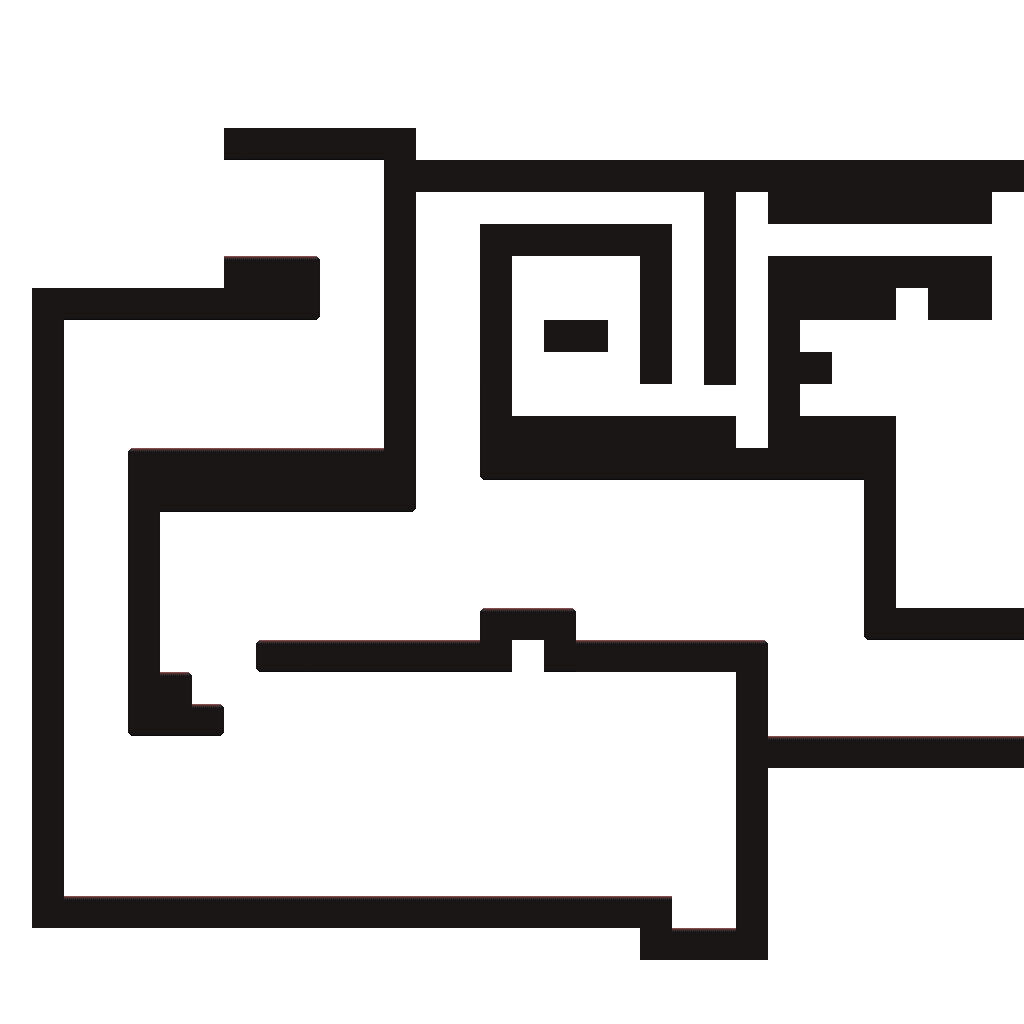
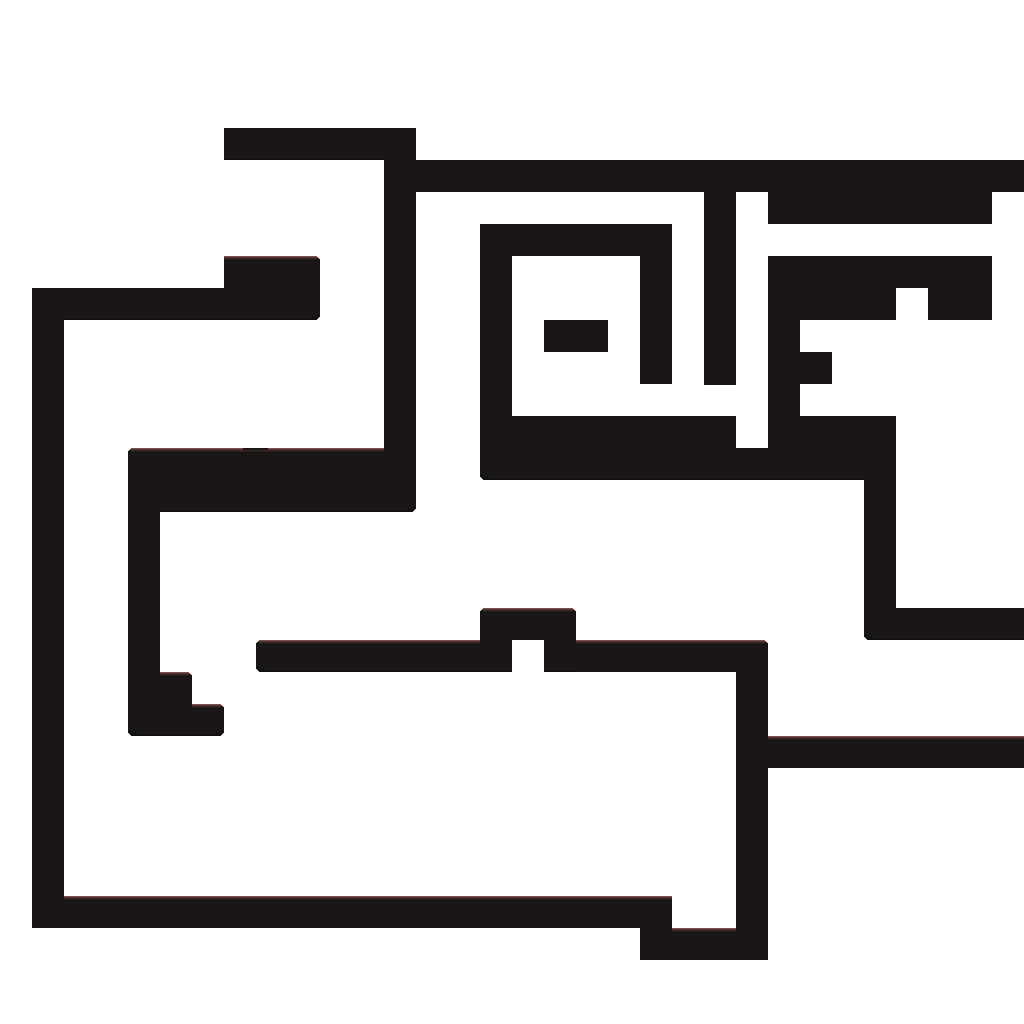
Layered file, before and after one edit (1024x1024). Changes by layer:
painted on "Layer 6" over 243, 448, 268, 450
